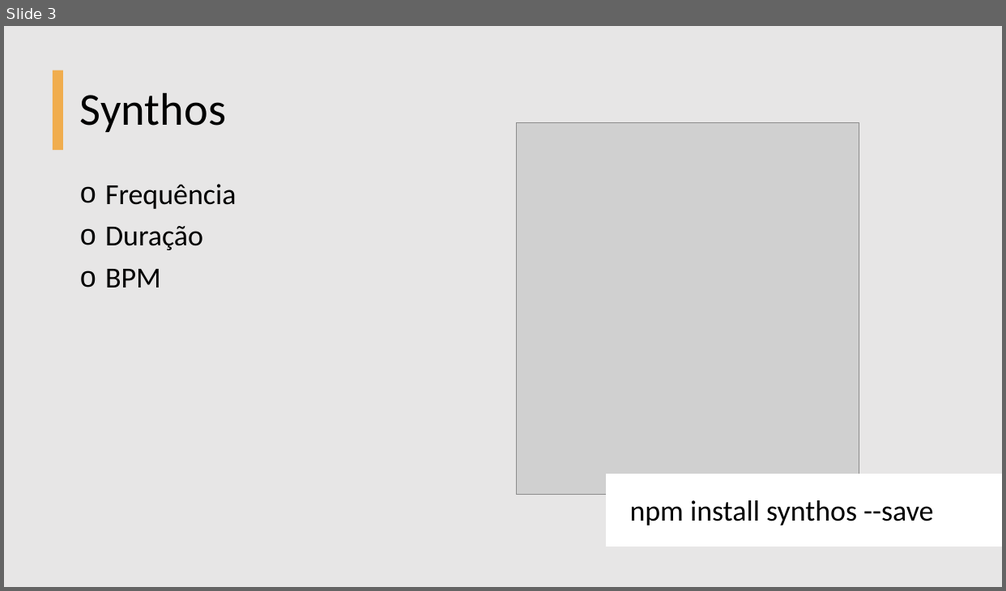
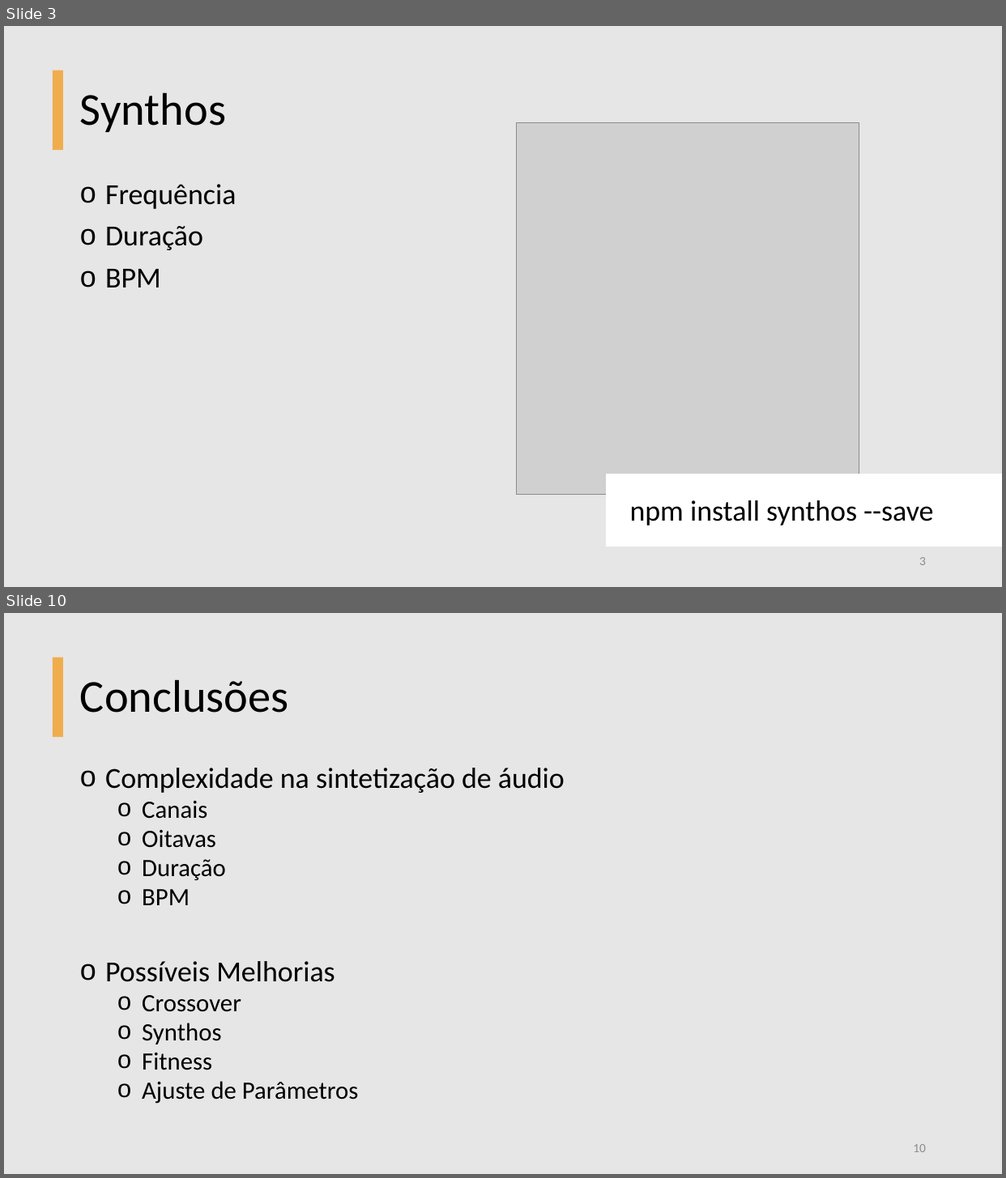
Before and after one commit to BeholderDEV/genetic-music-maker, a slide deck: Genetic Music.pptx. Shown one above the other, each under a label of ours: slide 3 before the commit, slides 3 and 10 after it; the slides between them are not shown. The pictures are 1006x591 and 1006x1178 pixels, drawn with LibreOffice and Linux fonts; fonts in the diff are those of the drawing; grey boxes stand for pictures. Boxes give left, top, right and bottom in pixels: in the first picture for what was removed or moved away, otherwise in the second. Text is boxed around its words. In the diff, an @@ line names an element or a change of style, - is before the commit and + after.

```diff
--- a/Genetic Music.pptx
+++ b/Genetic Music.pptx
@@ slide 10 added at <box>4,613,1002,1174</box>, background #E7E6E6 @@
@@ rectangle added at <box>53,658,63,736</box>, fill #F0AD4E @@
@@ title added at <box>80,679,289,713</box>, 44 pt, text #000000 @@
+Conclusões
@@ text added at <box>105,768,565,1104</box>, 24 pt, text #000000 @@
+o Complexidade na sintetização de áudio
+  o Canais
+  o Oitavas
+  o Duração
+  o BPM
+o Possíveis Melhorias
+  o Crossover
+  o Synthos
+  o Fitness
+  o Ajuste de Parâmetros
@@ page number added at <box>913,1144,926,1152</box>, 12 pt, text #8C8C8C @@
+10
@@ slide 3 changed as well @@
@@ page number added at <box>919,557,926,565</box>, 12 pt, text #8C8C8C @@
+3
```
Also in this commit, not shown: 2 other slides changed, 7 other slides added, 2 slides removed.
